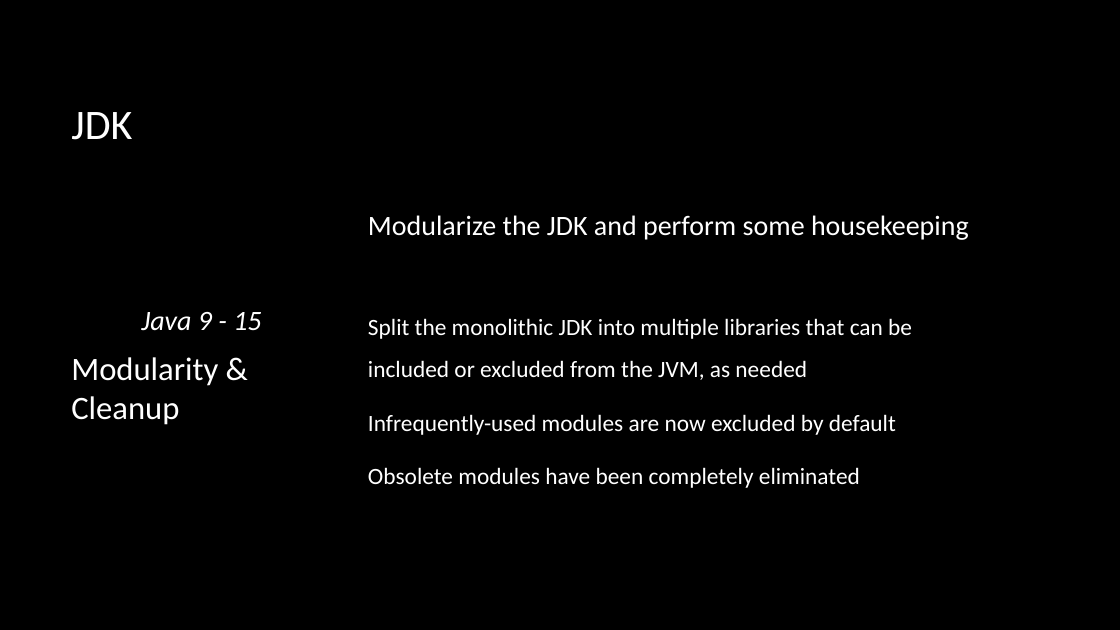
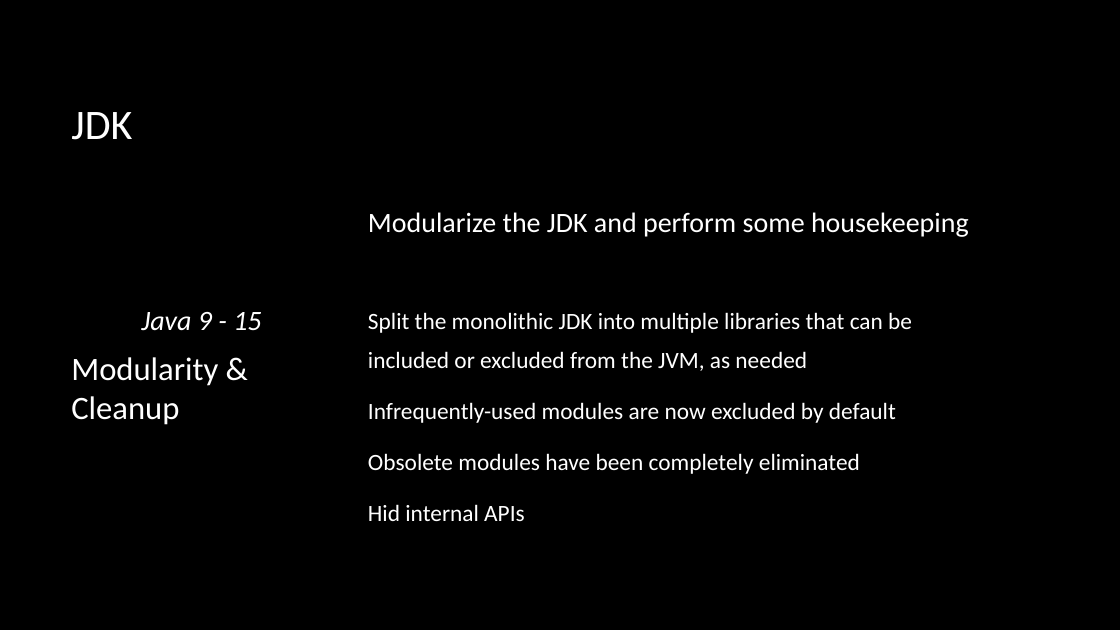
Before and after one commit to macdaddyaz/modern-java, a slide deck: slide 34 of Java 9 and up.pptx (slide 33 before the commit). Drawn at 1120x630 pixels with LibreOffice and Linux fonts; fonts in the diff are those of the drawing; background and template pictures are left out. Boxes give left, top, right and bottom in pixels: in the first picture for what was removed or moved away, otherwise in the second. Text is boxed around its words. In the diff, an @@ line names an element or a change of style, - is before the commit and + after.

```diff
--- a/Java 9 and up.pptx
+++ b/Java 9 and up.pptx
@@ text at bbox=[368, 212, 969, 474]: line spacing 1.2 to 1.1; line spacing 1.5 to 1.4 @@
@@ text at bbox=[368, 504, 525, 521]: paragraph added @@
+Hid internal APIs
```
Also in this commit, not shown: 9 other slides changed, 17 slides added, 1 slide removed.
